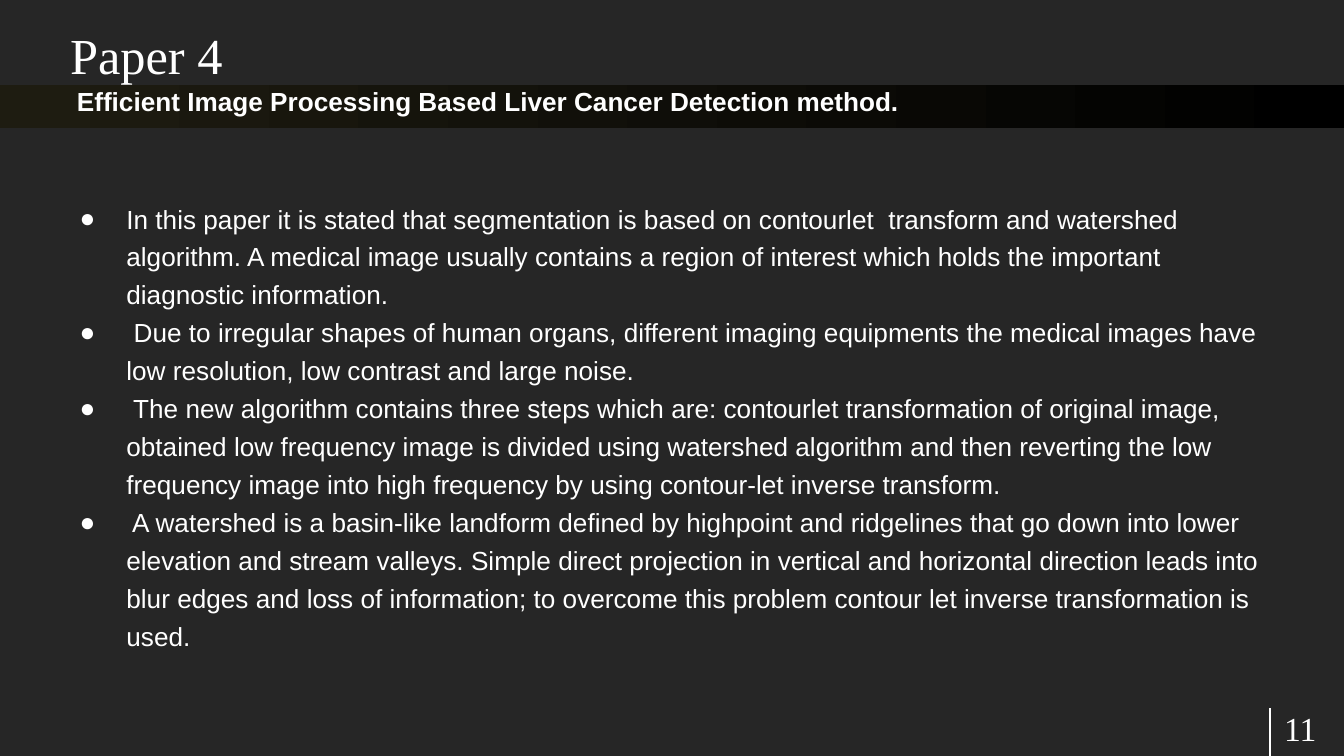
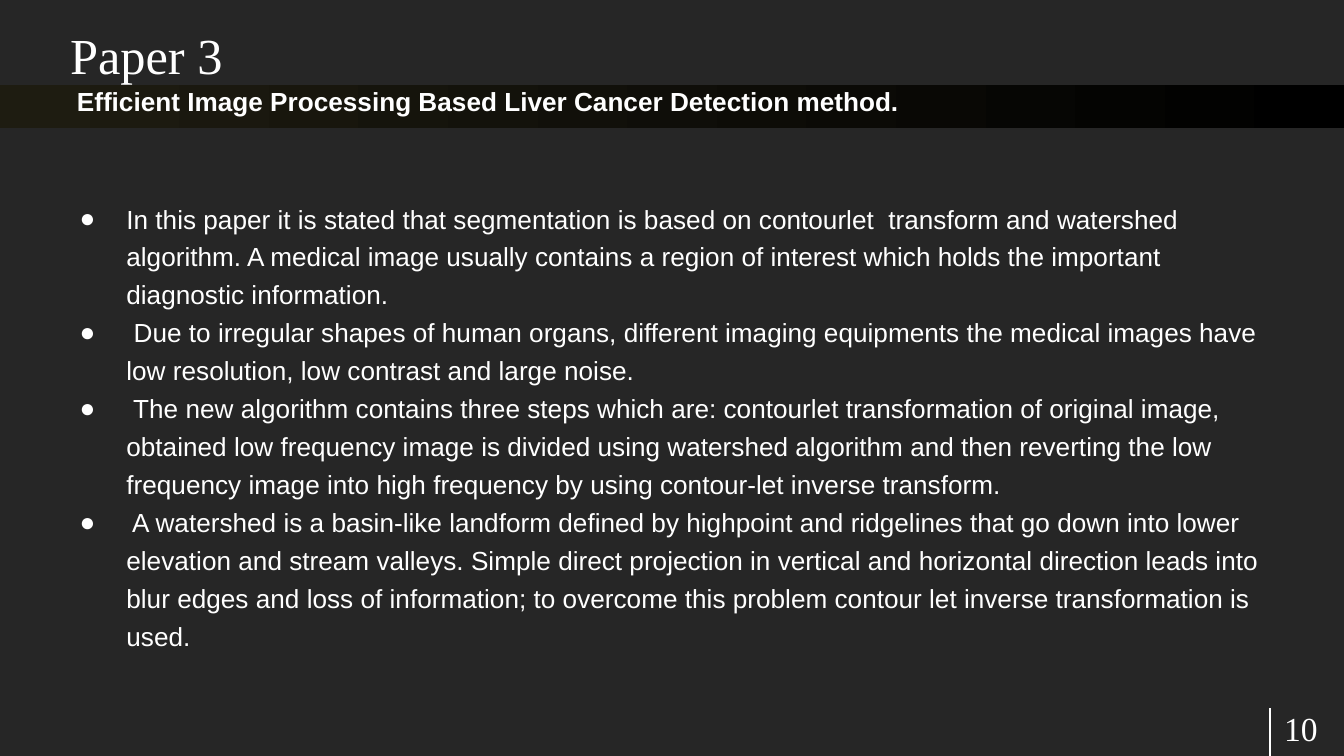
Before and after one commit to raghavddps2/Digital-Image-Processing-Project, a slide deck: slide 10 of Presentation/Digital Image Processing Project.pptx (slide 11 before the commit). Drawn at 1344x756 pixels with LibreOffice and Linux fonts; fonts in the diff are those of the drawing. Boxes give left, top, right and bottom in pixels: in the first picture for what was removed or moved away, otherwise in the second. Text is boxed around its words. In the diff, an @@ line names an element or a change of style, - is before the commit and + after.

```diff
--- a/Presentation/Digital Image Processing Project.pptx
+++ b/Presentation/Digital Image Processing Project.pptx
@@ text at [70,40,222,85]: text changed @@
-Paper 4
+Paper 3
@@ page number at [1284,718,1318,742]: text changed @@
-11
+10
```
Also in this commit, not shown: 7 other slides changed, 8 slides added, 20 other files.
